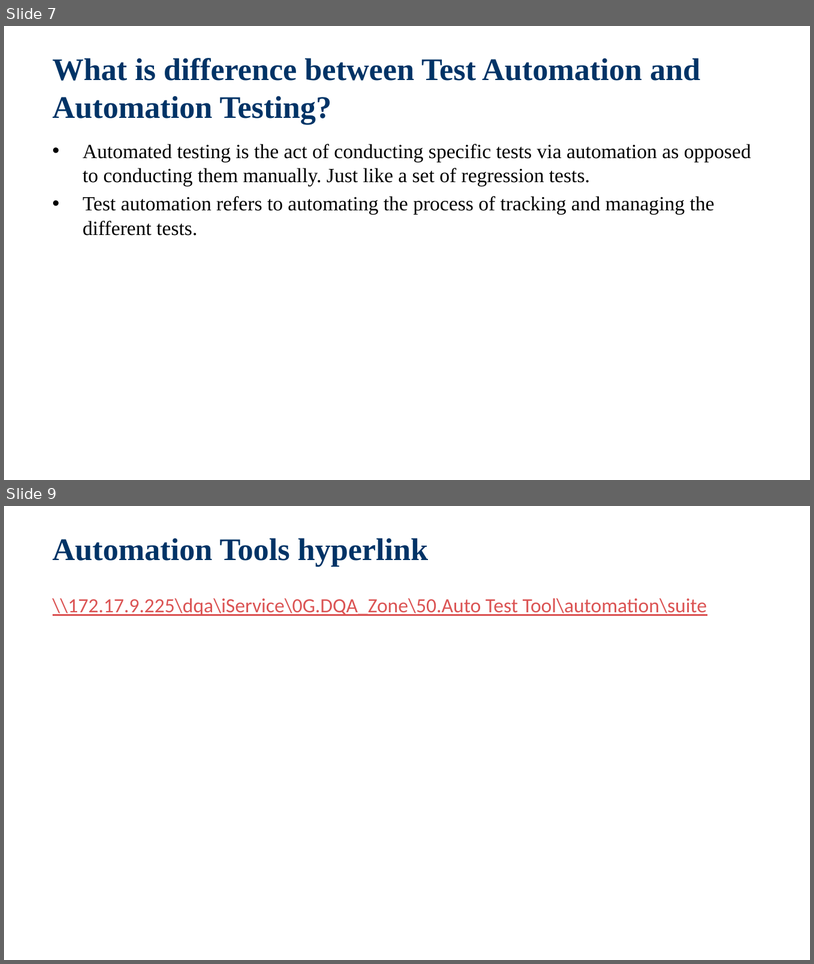
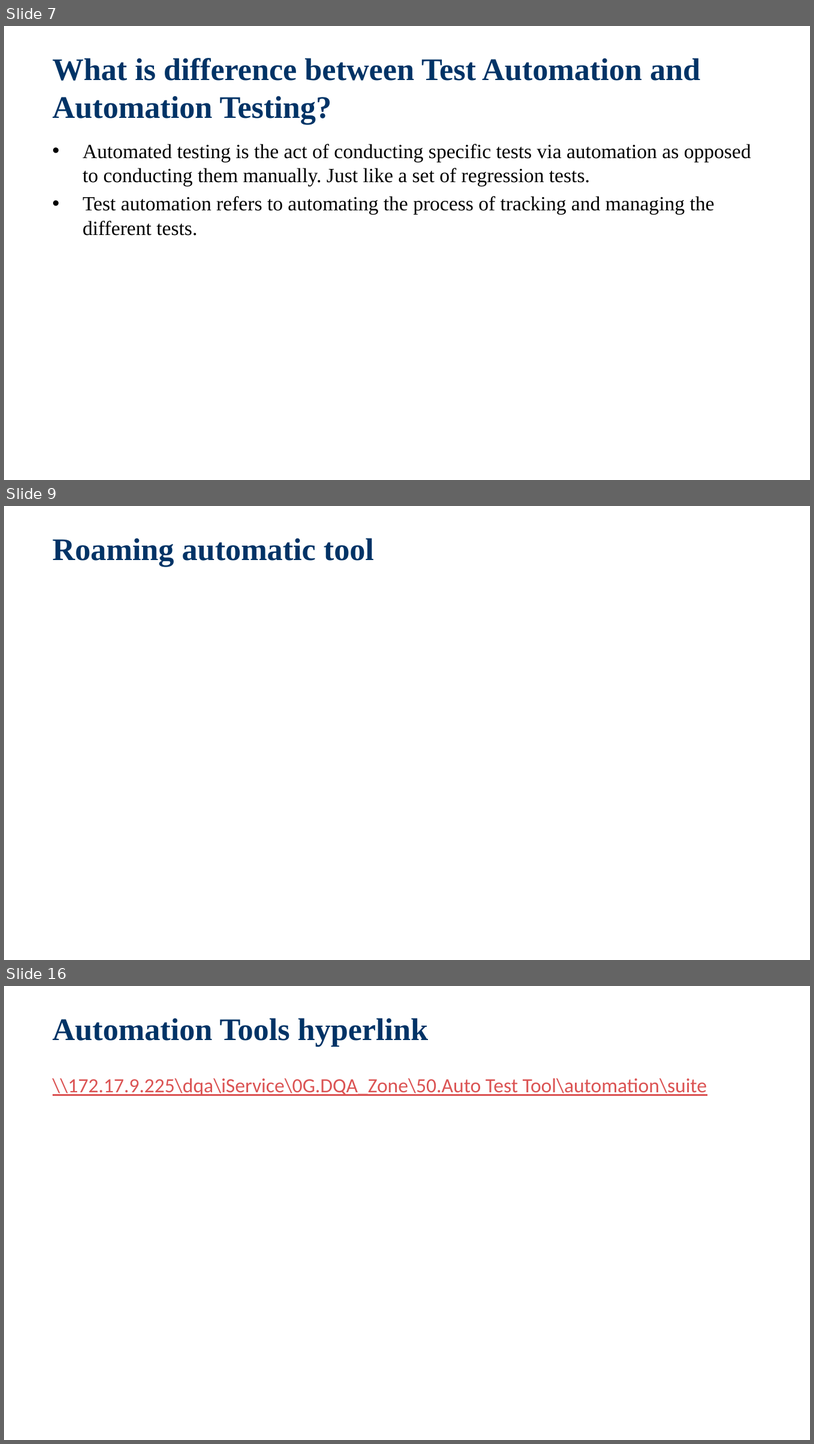
Before and after one commit to jackiejay888/automation, a slide deck: kpi/Test Automation_Demo.pptx. Shown one above the other, each under a label of ours: slides 7 and 9 before the commit, slides 7, 9 and 16 after it; the slides between them are not shown. The pictures are 814x964 and 814x1444 pixels, drawn with LibreOffice and Linux fonts; fonts in the diff are those of the drawing; background and template pictures are left out. Boxes give left, top, right and bottom in pixels: in the first picture for what was removed or moved away, otherwise in the second. Text is boxed around its words. In the diff, an @@ line names an element or a change of style, - is before the commit and + after.

```diff
--- a/kpi/Test Automation_Demo.pptx
+++ b/kpi/Test Automation_Demo.pptx
@@ slide 9 added at bbox=[4, 506, 810, 960], background picture (left out) @@
@@ title added at bbox=[53, 538, 374, 567], 28 pt, text #003366, bold @@
+Roaming automatic tool
@@ what was slide 9 is now slide 16 @@
```
Also in this commit, not shown: 1 slide changed, 6 other slides added, 1 other file.
